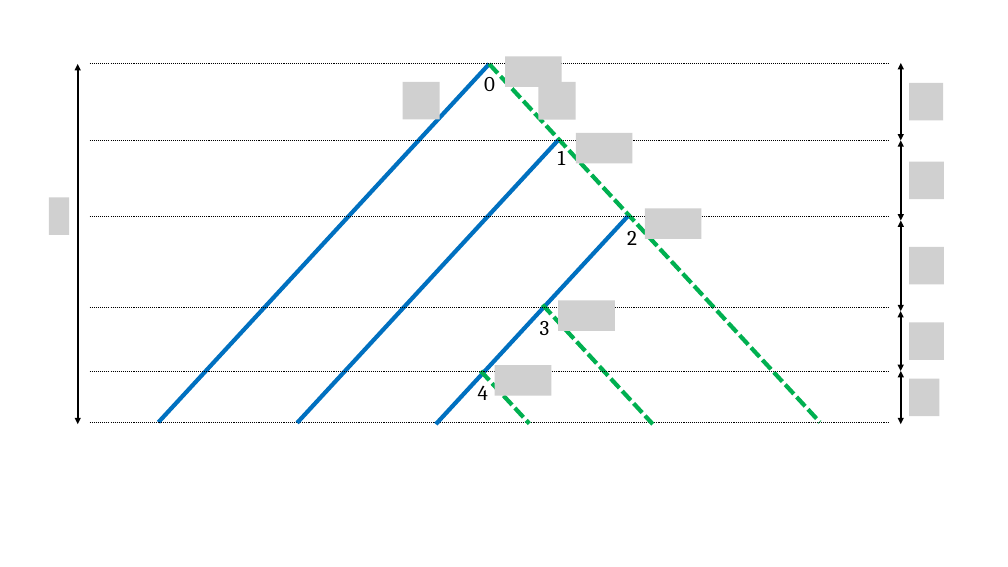
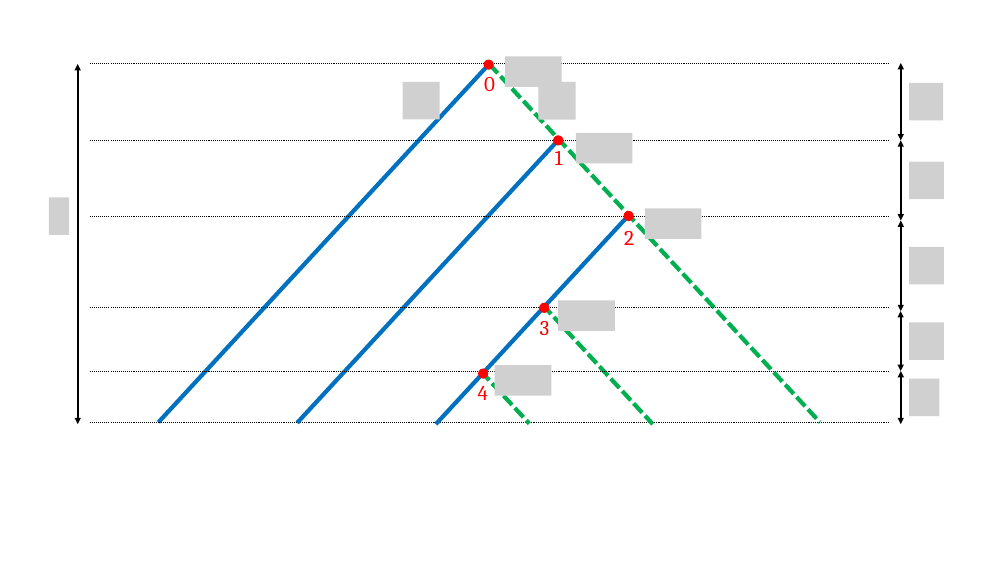
Before and after one commit to niemasd/Dual-Birth-Model, a slide deck: slide 1 of figures/model_figures.pptx. Drawn at 1008x567 pixels with LibreOffice and Linux fonts; fonts in the diff are those of the drawing; grey boxes stand for pictures. Boxes give left, top, right and bottom in pixels: in the first picture for what was removed or moved away, otherwise in the second. Text is boxed around its words. In the diff, an @@ line names an element or a change of style, - is before the commit and + after.

```diff
--- a/figures/model_figures.pptx
+++ b/figures/model_figures.pptx
@@ text colour #000000 to #FF0000 in 5 elements at [484, 72, 495, 91], [540, 321, 550, 335], [478, 380, 488, 400], [624, 231, 634, 245], [555, 146, 563, 165] @@
@@ group added at [479, 60, 634, 378]: 5 ellipses @@
```
Also in this commit, not shown: 1 other file.
